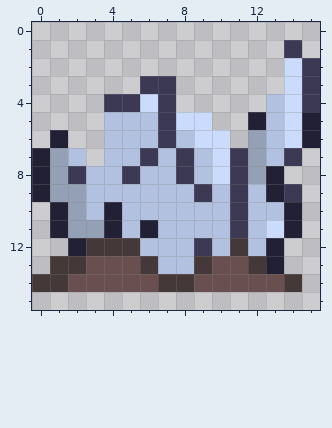
A pixel-art sprite gets an edit: source/core/assets/images/ship/ship_debris.png. The first picture shows the starting point.
The file is 16x16 pixels. The old version is drawn lined up with the new one.
After the commit:
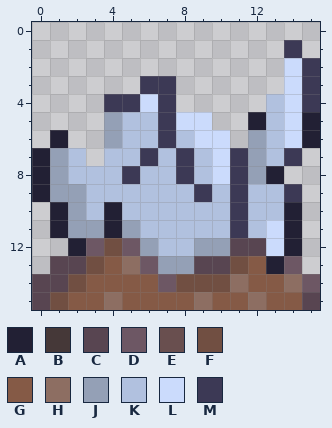
Palette (. is transparent): A #222034  B #453838  C #584551  D #6d5764  E #694f4f  F #714f42  G #855a46  H #8d6e62  J #94a0b6  K #b1c1df  L #cbdbfc  M #3c3955
Change:
whole drawing moved by +0,-1 (the old picture is shown already moved)
@@ x 0..15 @@
  4 ....MMLM.....KLM
- 5 ....KKKMLL..AKLA
- 6 .A..KKKMKLL.JKLA
+ 5 ....JKKMLL..AKLA
+ 6 .A..JKKMKLL.JKLA
  7 AJK.KKMKMKLMJKM.
- 8 AJMKKMKKMKLMJA..
- 9 AJJKKKKKKMKMKAM.
+ 8 AJKKKMKKMKLMJA..
+ 9 AJJKKKKKKMKMKKM.
 10 .AJKAKKKKKKMKKA.
-11 .AJJAKAKKKKMKLA.
-12 ..ABBBKKKMKBKA..
-13 .BBEEEBKKBEEBA..
-14 BBEEEEEBBEEEEEB.
-15 ................
+11 .AJJAJKKKKKMKLA.
+12 ..ADFDJKKJJCCLA.
+13 .CCFGHDJJCCFGAD.
+14 CCFGGGGDFFFHGGHD
+15 CFGGHGGGGHGGHGGC
Changed places in both pictures, as pixel boxes (x1, y1, x2, y2):
changed: (32, 112, 320, 310)
